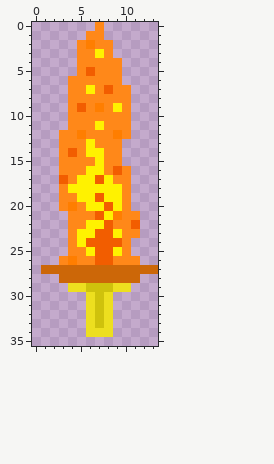
Edited in one commit: pixel-art sprite (Kang_game/Imgs/flaming_sword.png). The picture above was drawn from the file before the commit.
The file is 20x40 pixels. Colours within 5 levels of each other are drawn and written as one. The old version is drawn lined up with the new one, on the new canvas.
The same view after the edit:
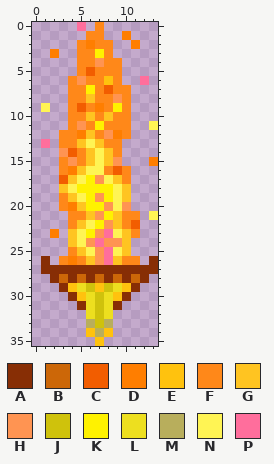
Palette (. is transparent): A #872e05  B #cc6708  C #f25d00  D #ff7e00  E #ffc20e  F #ff8819  G #ffc421  H #ff9452  J #cfc20c  K #fff200  L #eddf1f  M #b8ae5c  N #fff454  P #ff6e9c
Change:
canvas 20x40 -> 14x36, the old top-left corner now at -3,0 (the part of the old canvas that was cut away was empty and is not shown)
Changed rows in their new state; - is an unchanged pixel.
first column x 1:
 0 ----P--------
 1 ---------D---
 2 ----------D--
 3 -D-----------
 4 ------H------
 6 ----H--E---P-
 8 -----G--H----
 9 N------------
10 -----G-G-----
11 ----H-------N
12 -----G-H-----
13 P---GNG------
14 --H--GNG-----
15 ---H-GNGH---D
16 ---DGNN------
17 ---GN-HNG----
18 --GN----NG---
19 ---GN-H-NG---
20 ----G--HNH---
21 -----GH-G---N
22 ----GN-HG----
23 -D-GN-HPNG---
24 ---GNHPHHG---
25 ----GNHPNG---
26 A----GHPG---A
27 AAAAAAAAAAAAA
28 -A-A-A-A-A-A-
29 --AE--E--EA--
30 ---AE---EA---
31 ----A---A----
33 -----M-M-----
34 -----EME-----
35 ------E------
Pixel boxes of the changes (left, top, right, bottom) in both pictures:
changed: (41, 22, 158, 346)
